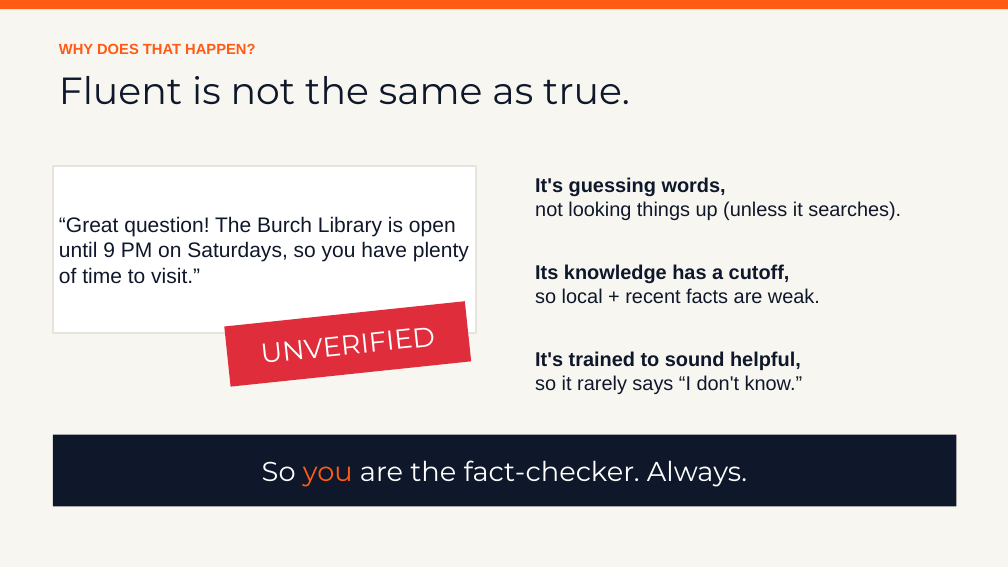
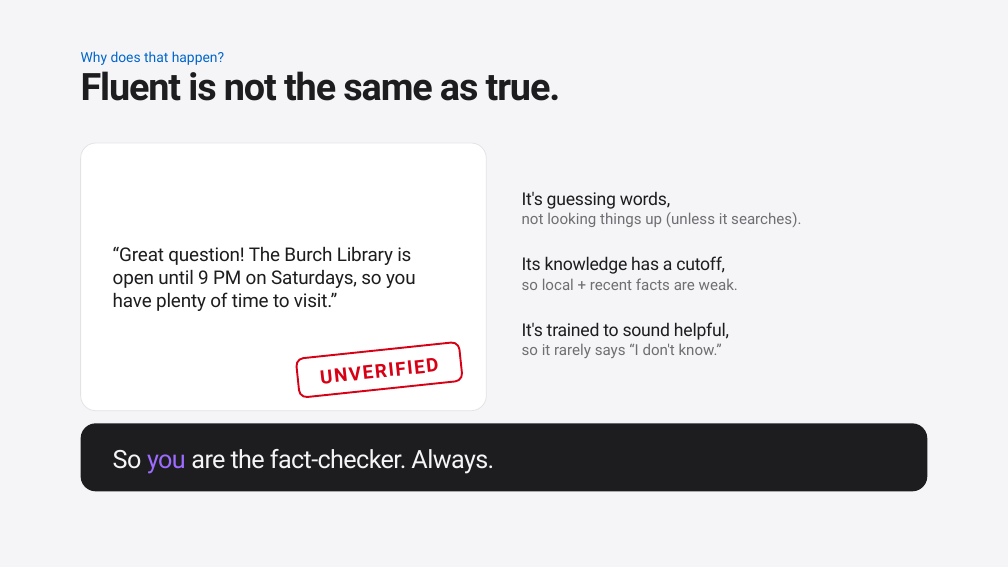
Before and after one commit to siddharthsivaramancode/ai-workshop, a slide deck: slide 13 of slideshows/session-01-kickoff.pptx. Drawn at 1008x567 pixels with LibreOffice and Linux fonts; fonts in the diff are those of the drawing. Boxes give left, top, right and bottom in pixels: in the first picture for what was removed or moved away, otherwise in the second. Text is boxed around its words. In the diff, an @@ line names an element or a change of style, - is before the commit and + after.

```diff
--- a/slideshows/session-01-kickoff.pptx
+++ b/slideshows/session-01-kickoff.pptx
@@ background #F7F6F1 to #F5F5F7 @@
@@ rectangle removed at (0,0,1008,9) @@
@@ text at (81,51,224,65): text changed; size 14 to 13.2 pt; font Arial to Roboto; text colour #FF5B14 to #0066CC; bold off @@
-WHY DOES THAT HAPPEN?
+Why does that happen?
@@ text "Fluent is not the same ...": place and size @@
-text "Fluent is not the same ..." at (59,76,630,105)
+text "Fluent is not the same ..." at (81,71,561,101)
@@ text "Fluent is not the same ..." at (81,71,561,101): font Montserrat to Roboto, text colour #0F172A to #1D1D1F, letter spacing 0 to -1.1 pt, bold on; line spacing 1 to 0.79 @@
@@ rounded rectangle "“Great question! The Burch Library ...": place and size @@
-rounded rectangle "“Great question! The Burch Library ..." at (53,166,476,333)
+rounded rectangle "“Great question! The Burch Library ..." at (81,143,487,411)
@@ rounded rectangle "“Great question! The Burch Library ..." at (81,143,487,411): size 20 to 18 pt, font Arial to Roboto, text colour #0F172A to #1D1D1F, letter spacing 0 to -0.2 pt; line spacing 1 to 1.01; rectangle to rounded rectangle; outline #E6E4DC 2 pt to #E3E3E6 0.75 pt @@
@@ text "It's guessing words,": place and size @@
-text "It's guessing words," at (535,177,901,220)
+text "It's guessing words," at (522,191,801,227)
@@ text "It's guessing words," at (522,191,801,227): size 19 to 16.8 pt, text colour #0F172A to #1D1D1F, letter spacing 0 to -0.2 pt, bold off in "It's guessing words,"; font Arial to Roboto; size 19 to 14.4 pt, text colour #0F172A to #6E6E73 in "not looking things up (unless it searches)."; line spacing 1 to 0.98; line spacing 1 to 1.01 @@
@@ text "Its knowledge has a cutoff,": place and size @@
-text "Its knowledge has a cutoff," at (535,264,820,304)
+text "Its knowledge has a cutoff," at (522,256,738,290)
@@ text "Its knowledge has a cutoff," at (522,256,738,290): size 19 to 16.8 pt, text colour #0F172A to #1D1D1F, letter spacing 0 to -0.2 pt, bold off in "Its knowledge has a cutoff,"; font Arial to Roboto; size 19 to 14.4 pt, text colour #0F172A to #6E6E73 in "so local + recent facts are weak."; line spacing 1 to 0.98; line spacing 1 to 1.01 @@
@@ text "It's trained to sound helpful,": place and size @@
-text "It's trained to sound helpful," at (535,351,803,394)
+text "It's trained to sound helpful," at (522,322,729,358)
@@ text "It's trained to sound helpful," at (522,322,729,358): size 19 to 16.8 pt, text colour #0F172A to #1D1D1F, letter spacing 0 to -0.2 pt, bold off in "It's trained to sound helpful,"; font Arial to Roboto; size 19 to 14.4 pt, text colour #0F172A to #6E6E73 in "so it rarely says “I don't know.”"; line spacing 1 to 0.98; line spacing 1 to 1.01 @@
@@ rounded rectangle "UNVERIFIED": place and size @@
-rounded rectangle "UNVERIFIED" at (224,301,471,387)
+rounded rectangle "UNVERIFIED" at (296,342,463,398)
@@ rounded rectangle "UNVERIFIED" at (296,342,463,398): size 26 to 18 pt, font Montserrat to Roboto, text colour #FFFFFF to #D70015, letter spacing 0 to 1.4 pt, bold on; line spacing 1 to 1.05; rectangle to rounded rectangle; fill #E02D3C to #FFFFFF; outline none to #D70015 1.8 pt @@
@@ rounded rectangle "So you are the fact-checker. ...": place and size @@
-rounded rectangle "So you are the fact-checker. ..." at (53,435,957,507)
+rounded rectangle "So you are the fact-checker. ..." at (81,423,928,492)
@@ rounded rectangle "So you are the fact-checker. ..." at (81,423,928,492): size 26 to 24 pt, font Montserrat to Roboto, text colour #FFFFFF to #F5F5F7, letter spacing 0 to -0.6 pt; text colour #FF5B14 to gradient #4FA3FF to #9C6BFF to #F06BAA in "you"; alignment centre to left; line spacing 1 to 1.05; rectangle to rounded rectangle; fill #0F172A to #1D1D1F @@
```
Also in this commit, not shown: 21 other slides changed, 1 other file.
